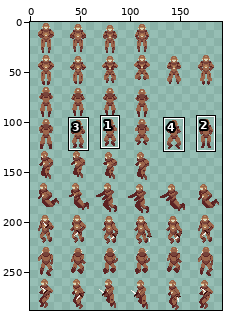
Sprite sheet -- assets/player/playerSheet.png. The first picture is a wide view before the edit; the outline marks the close-up.
Close-up. The starting point:
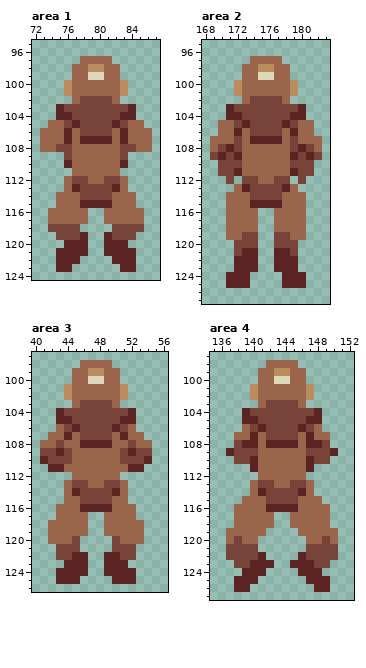
The file is 192x288 pixels. Pixels under 10% opacity are left out. Shown: area 1: x 72..87, y 95..124; area 2: x 168..183, y 95..127; area 3: x 40..56, y 97..126; area 4: x 135..152, y 97..127. The commit also changed other parts of the picture, which this record leaves out.
The same view after the edit:
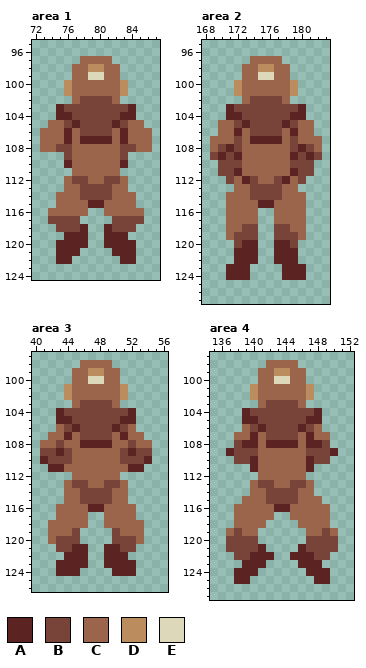
Palette (. is transparent): A #5c2323  B #78443a  C #9b654b  D #ba8c5e  E #ded8ba
From old to new:
Changed rows in their new state; - is an unchanged pixel.
Area 1:
first column x 74:
113 ---C----C---
115 ----C--C----
117 BBBB.--.BBBB
118 .---A--A---.
119 -.AA----AA.-
120 -A--------A-
121 ----.--.----
122 ---.----.---
123 -..------..-
Area 2:
first column x 171:
112 -CA----AC-
113 --C----C--
115 ---C--C---
118 --BB--BB--
119 -B------B-
120 --AA--AA--
121 -A------A-
123 A--.--.--A
125 ...----...
Area 3:
first column x 43:
114 --C----C--
116 ---C--C---
119 --B.--.B--
120 BB------BB
121 --AA--AA--
122 .A------A.
123 A--------A
124 ---.--.---
125 ...----...
Area 4:
first column x 137:
114 ----C----C----
116 -----C--C-----
118 -----.--.-----
119 -B--.----.--B-
120 B-BB------BB-B
121 ----A----A----
122 .--A-A--A-A--.
123 -.A--.--.--A.-
124 -A--.----.--A-
125 ---.------.---
126 -..--------..-
Pixel boxes of the changes (left, top, right, bottom) in both close-ups:
changed: (48, 184, 144, 272)
changed: (226, 176, 306, 288)
changed: (56, 488, 136, 584)
changed: (226, 488, 338, 592)
